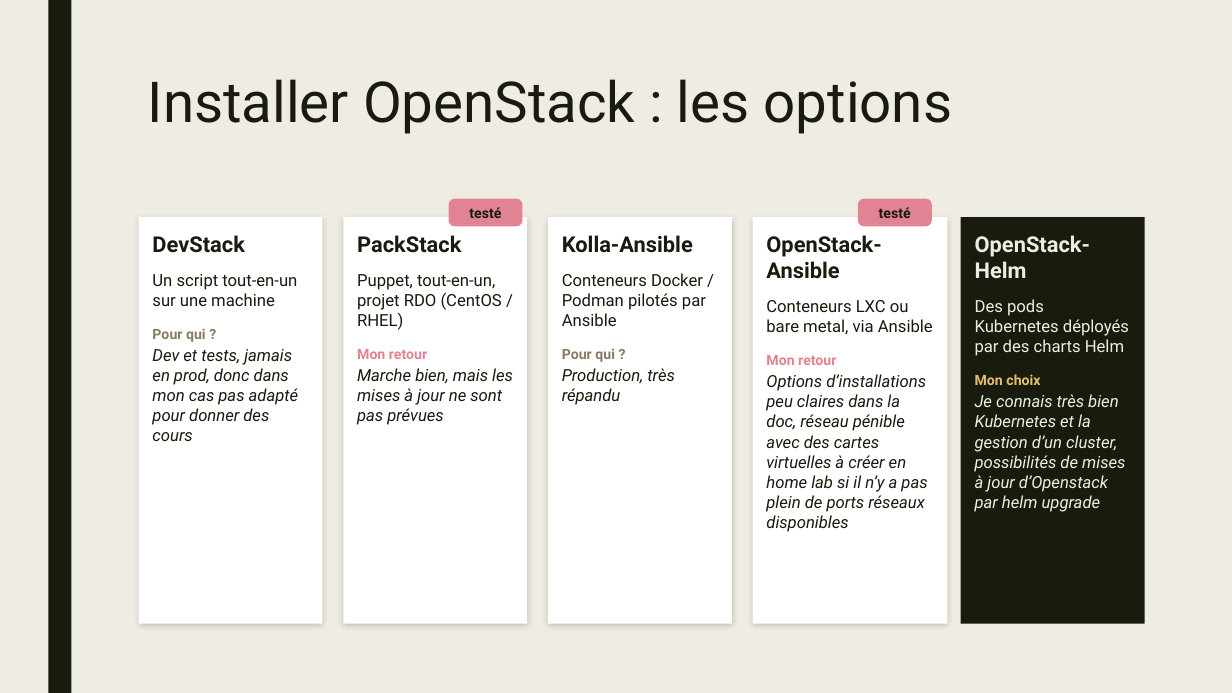
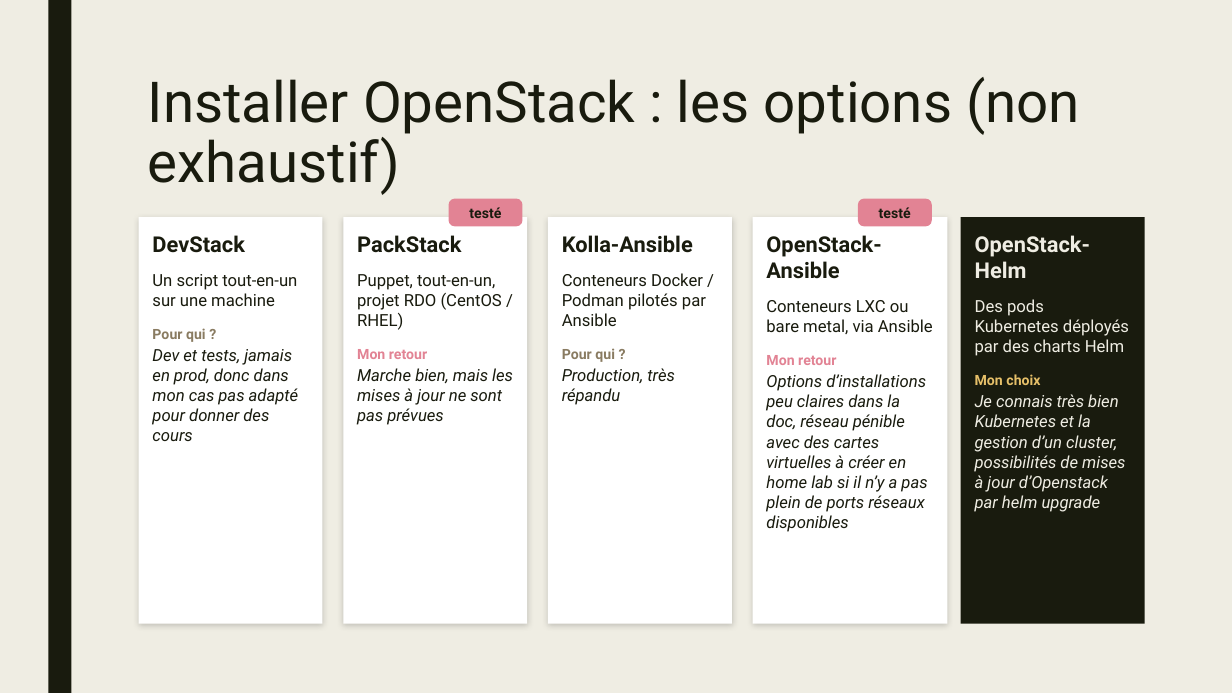
Before and after one commit to KakorHolloway/openstack-helm-demo, a slide deck: slide 13 of slides/openstack-helm-capitole-du-libre-2026.pptx. Drawn at 1232x693 pixels with LibreOffice and Linux fonts; fonts in the diff are those of the drawing. Boxes give left, top, right and bottom in pixels: in the first picture for what was removed or moved away, otherwise in the second. Text is boxed around its words. In the diff, an @@ line names an element or a change of style, - is before the commit and + after.

```diff
--- a/slides/openstack-helm-capitole-du-libre-2026.pptx
+++ b/slides/openstack-helm-capitole-du-libre-2026.pptx
@@ title at box(148, 77, 1080, 195): text changed @@
-Installer OpenStack : les options
+Installer OpenStack : les options (non exhaustif)
```
Also in this commit, not shown: 6 other slides changed.
